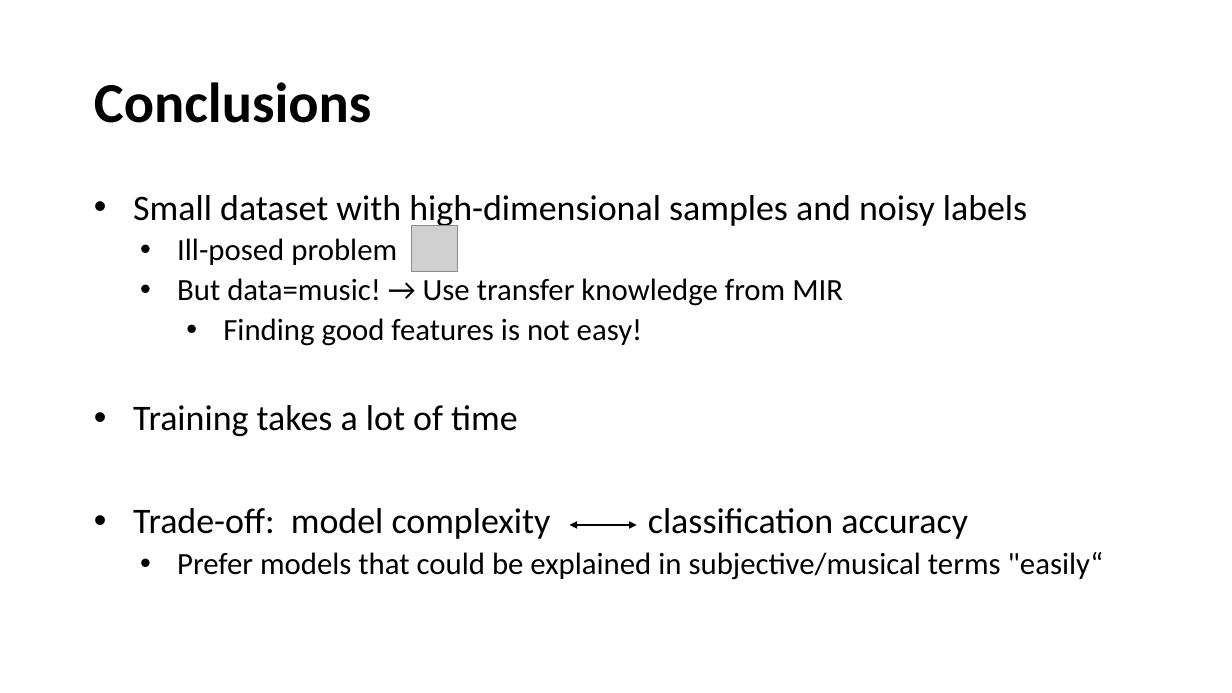
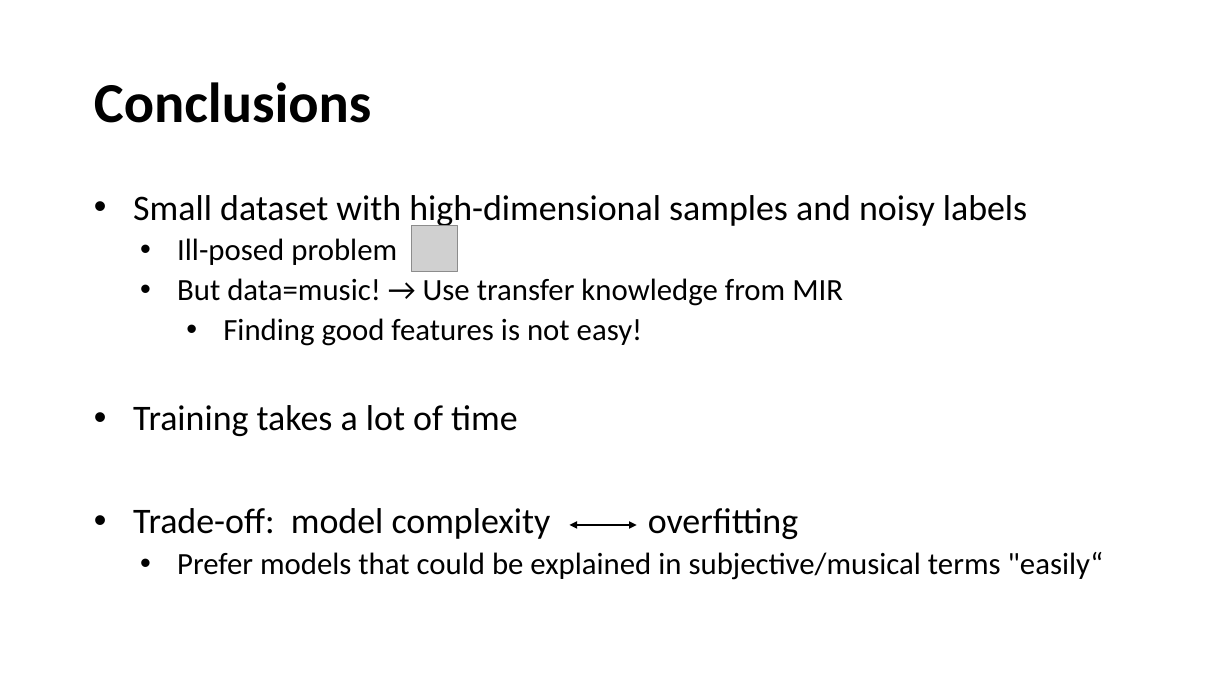
Before and after one commit to sergi-andreu/ProjectMusicInformatics, a slide deck: slide 9 of presentation/presentation.pptx. Drawn at 1232x693 pixels with LibreOffice and Linux fonts; fonts in the diff are those of the drawing; grey boxes stand for pictures. Boxes give left, top, right and bottom in pixels: in the first picture for what was removed or moved away, otherwise in the second. Text is boxed around its words. In the diff, an @@ line names an element or a change of style, - is before the commit and + after.

Commit message:
presentation. small changes

```diff
--- a/presentation/presentation.pptx
+++ b/presentation/presentation.pptx
@@ text at (133,508,798,539): text changed @@
-• Trade-off: model complexity classification accuracy
+• Trade-off: model complexity overfitting
```
Also in this commit, not shown: 1 other slide changed, 1 other file.
